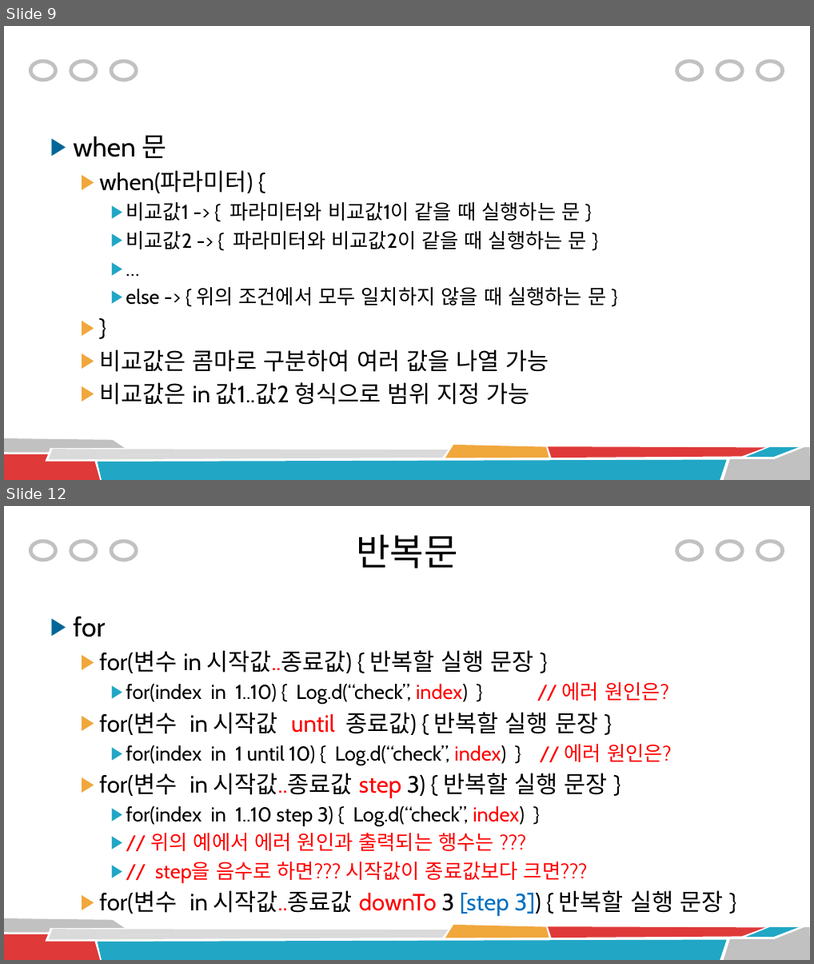
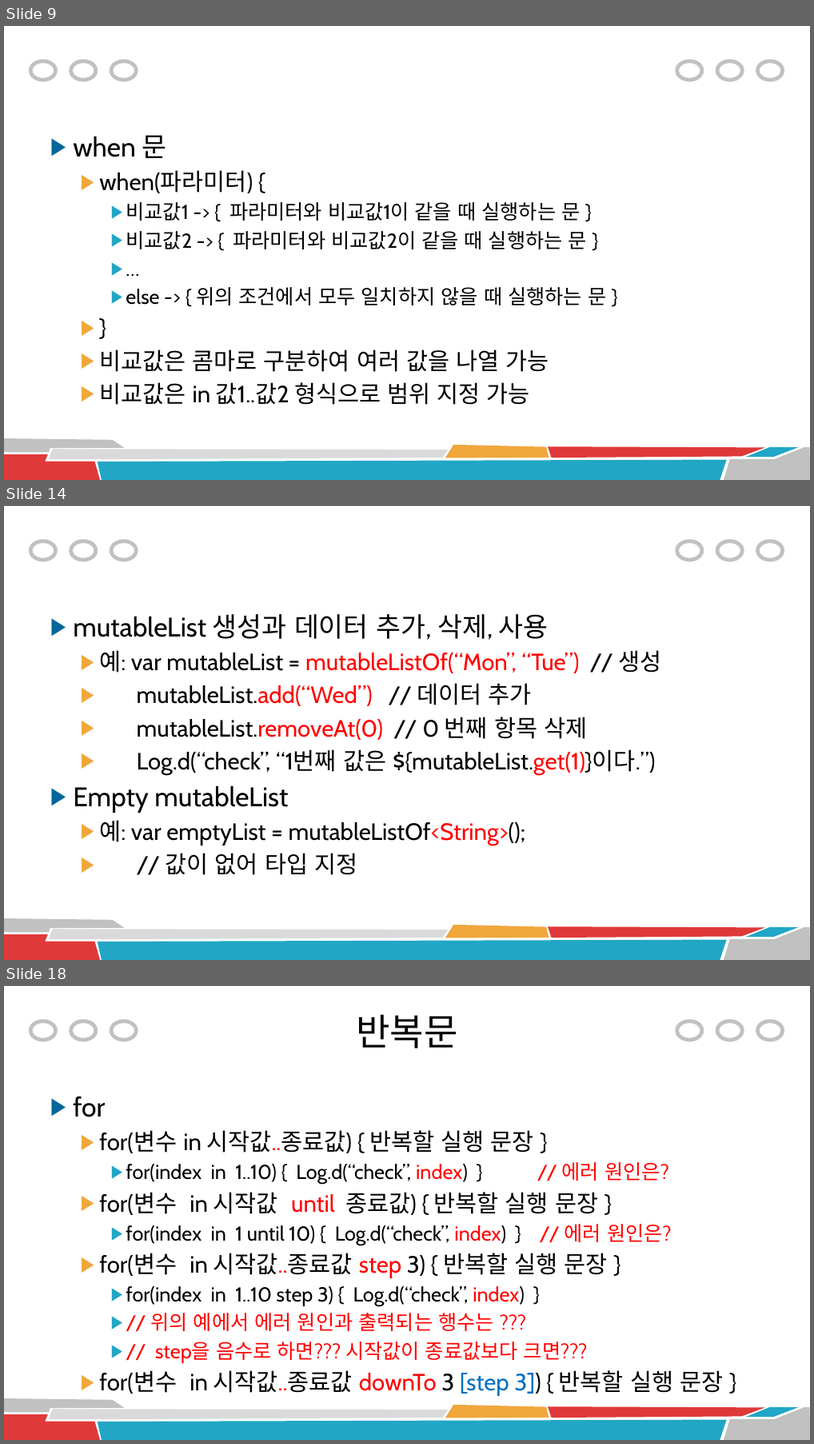
Before and after one commit to rlawnsqja2/and, a slide deck: 03 코틀린 기본 문법.pptx. Shown one above the other, each under a label of ours: slides 9 and 12 before the commit, slides 9, 14 and 18 after it; the slides between them are not shown. The pictures are 814x964 and 814x1444 pixels, drawn with LibreOffice and Linux fonts; fonts in the diff are those of the drawing. Boxes give left, top, right and bottom in pixels: in the first picture for what was removed or moved away, otherwise in the second. Text is boxed around its words. In the diff, an @@ line names an element or a change of style, - is before the commit and + after.

```diff
--- a/03 코틀린 기본 문법.pptx
+++ b/03 코틀린 기본 문법.pptx
@@ slide 14 added at bbox=[4, 506, 810, 960], background #FFFFFF; not listed: 14 template elements that a slide beside it also shows @@
@@ text added at bbox=[73, 614, 662, 875], 28 pt, text #000000 @@
+▶ mutableList 생성과 데이터 추가, 삭제, 사용
+  ▶ 예: var mutableList = mutableListOf(“Mon”, “Tue”) // 생성
+  ▶ mutableList.add(“Wed”) // 데이터 추가
+  ▶ mutableList.removeAt(0) // 0 번째 항목 삭제
+  ▶ Log.d(“check”, “1번째 값은 ${mutableList.get(1)}이다.”)
+▶ Empty mutableList
+  ▶ 예: var emptyList = mutableListOf<String>();
+  ▶ // 값이 없어 타입 지정
@@ what was slide 12 is now slide 18 @@
```
Also in this commit, not shown: 5 slides changed, 11 other slides added.
